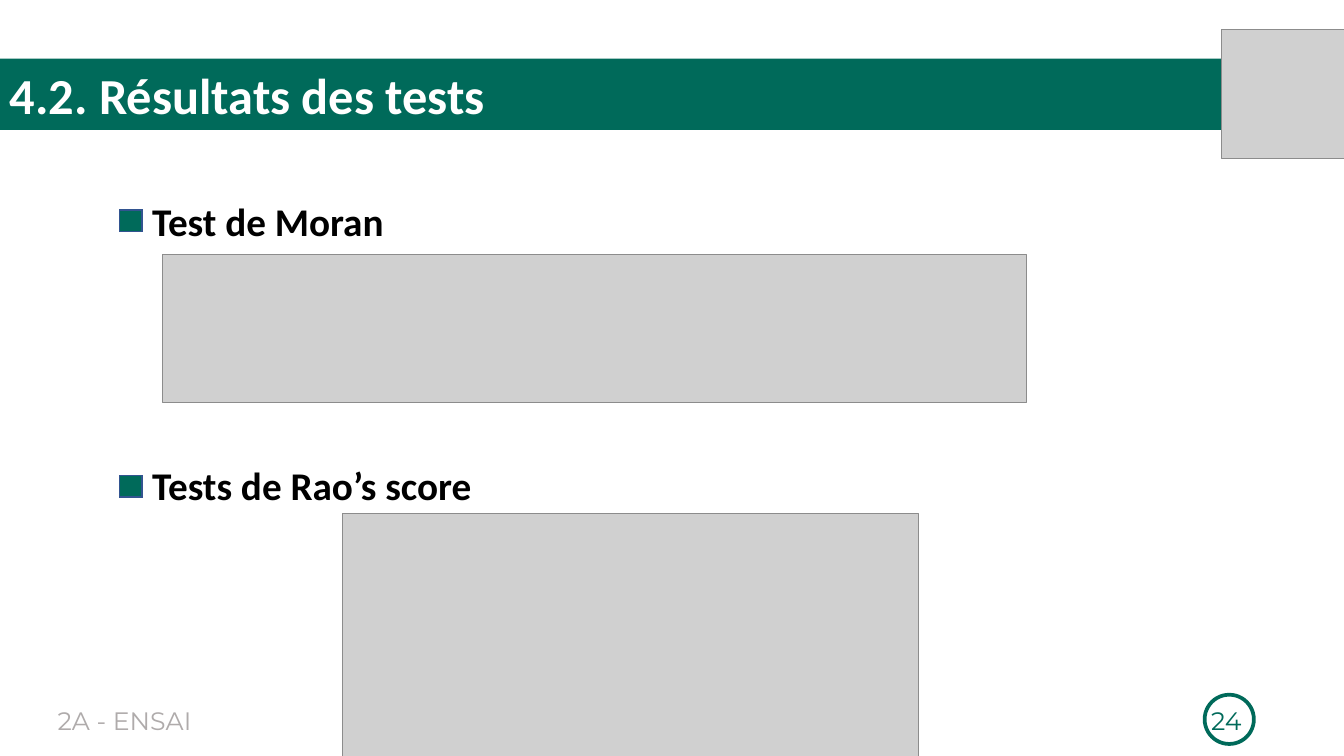
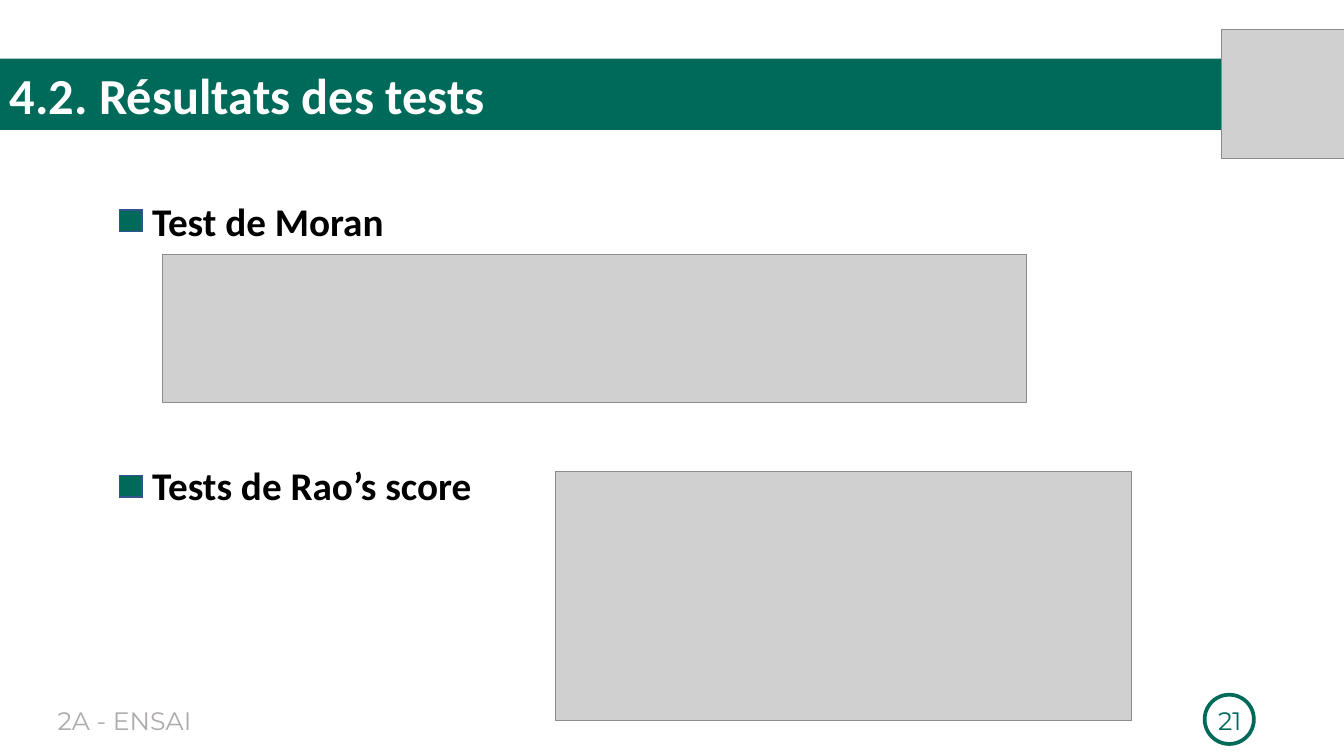
Before and after one commit to Richard-GOZAN/Projet-Stat-2A-Ensai, a slide deck: slide 21 of Présentation/Soutenance_Groupe25.pptx (slide 24 before the commit). Drawn at 1344x756 pixels with LibreOffice and Linux fonts; fonts in the diff are those of the drawing; grey boxes stand for pictures. Boxes give left, top, right and bottom in pixels: in the first picture for what was removed or moved away, otherwise in the second. Text is boxed around its words. In the diff, an @@ line names an element or a change of style, - is before the commit and + after.

```diff
--- a/Présentation/Soutenance_Groupe25.pptx
+++ b/Présentation/Soutenance_Groupe25.pptx
@@ picture: place and size @@
-picture at box(343, 514, 920, 756)
+picture at box(556, 472, 1132, 721)
@@ page number at box(1218, 712, 1241, 730): text changed @@
-24
+21
```
Also in this commit, not shown: 7 other slides changed, 3 slides removed.
